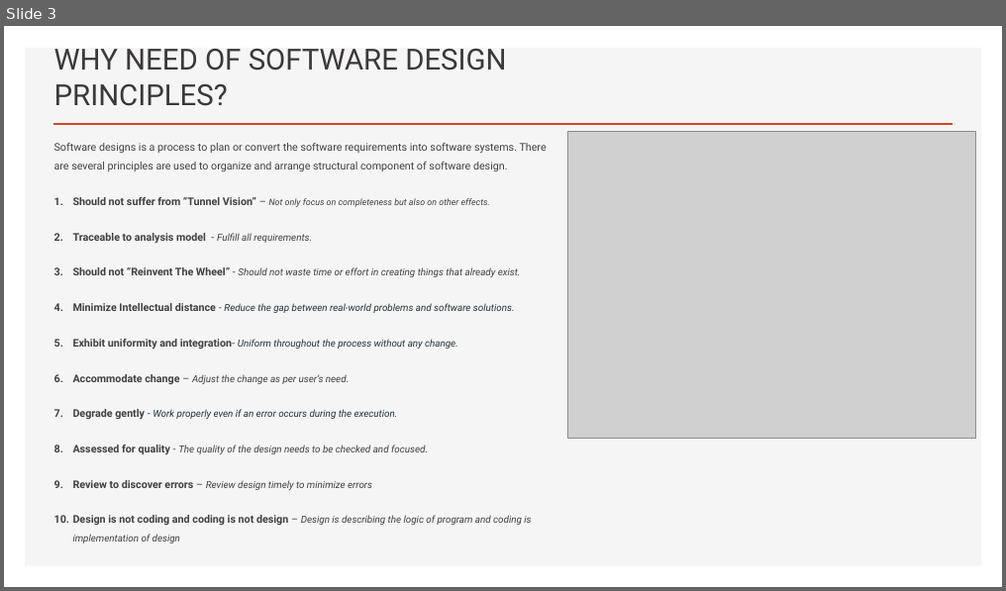
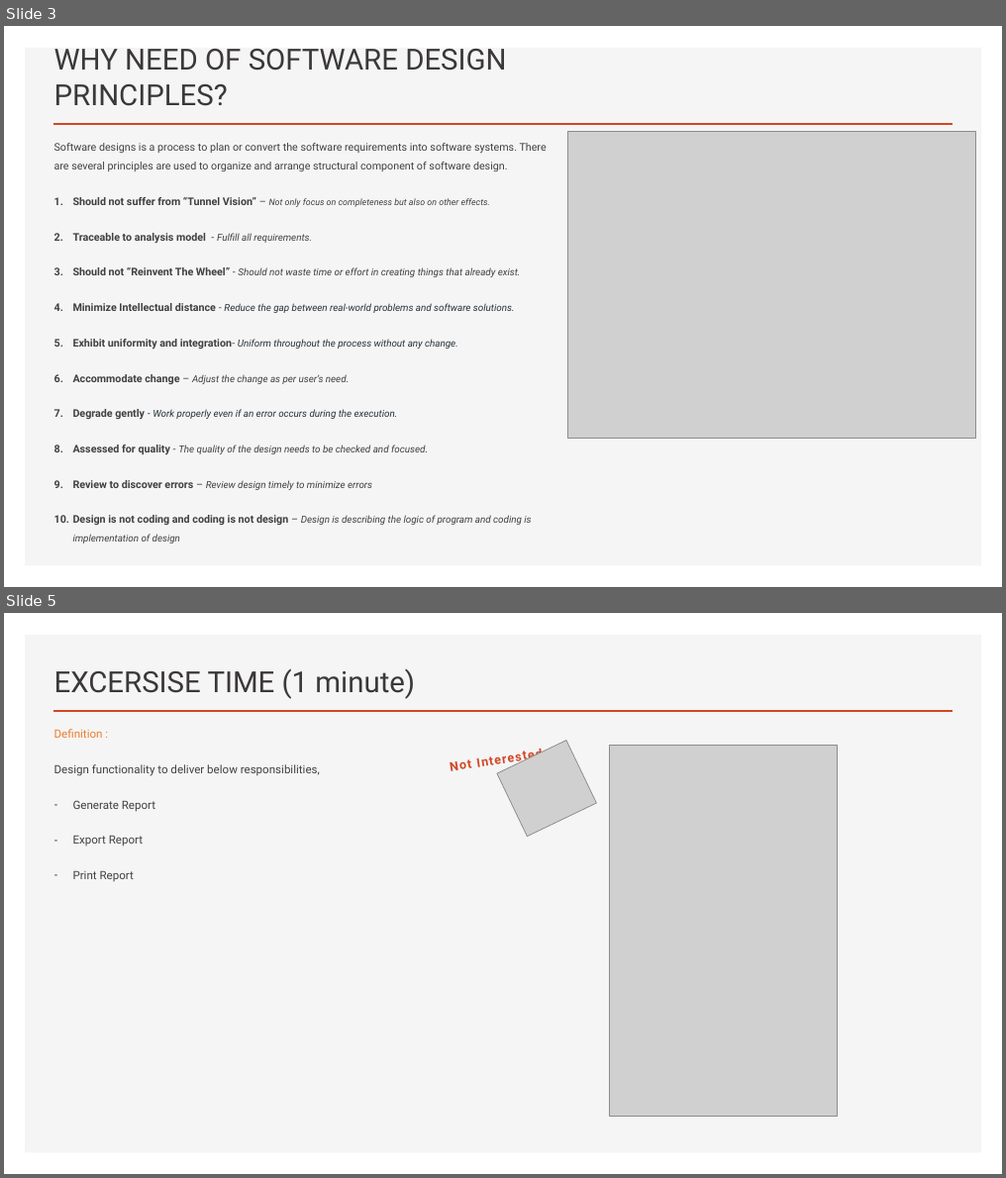
Before and after one commit to jatinrdave/SOLIDPRINCIPLESDEMO, a slide deck: SOLID PRINCIPLES_NEW.pptx. Shown one above the other, each under a label of ours: slide 3 before the commit, slides 3 and 5 after it; the slides between them are not shown. The pictures are 1006x591 and 1006x1178 pixels, drawn with LibreOffice and Linux fonts; fonts in the diff are those of the drawing; grey boxes stand for pictures. Boxes give left, top, right and bottom in pixels: in the first picture for what was removed or moved away, otherwise in the second. Text is boxed around its words. In the diff, an @@ line names an element or a change of style, - is before the commit and + after.

```diff
--- a/SOLID PRINCIPLES_NEW.pptx
+++ b/SOLID PRINCIPLES_NEW.pptx
@@ slide 5 added at [4, 613, 1002, 1174], background #FFFFFF; not listed: 2 template elements that a slide beside it also shows @@
@@ title added at [54, 668, 415, 699], 28 pt, text #3B3838 @@
+EXCERSISE TIME (1 minute)
@@ text added at [54, 729, 320, 881], 11 pt, text #404040 @@
+Definition :
+Design functionality to deliver below responsibilities,
+– Generate Report
+– Export Report
+– Print Report
@@ text added at [450, 760, 472, 771], 12 pt, text #D24726, bold @@
+Not Interested
@@ picture added at [497, 741, 597, 837] @@
@@ picture added at [610, 745, 838, 1116] @@
```
Also in this commit, not shown: 11 slides changed, 3 other slides added, 1 slide removed, 18 other files.
